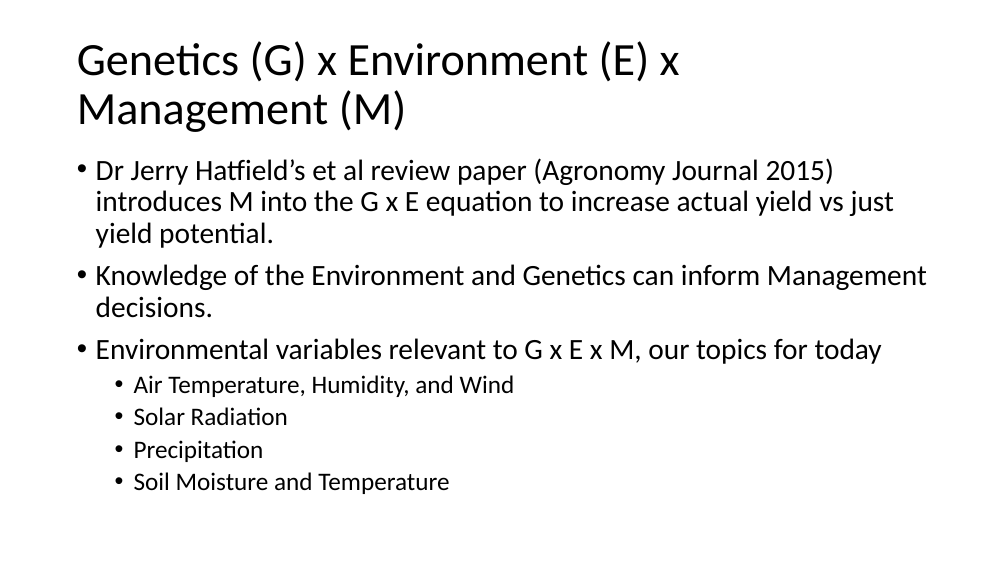
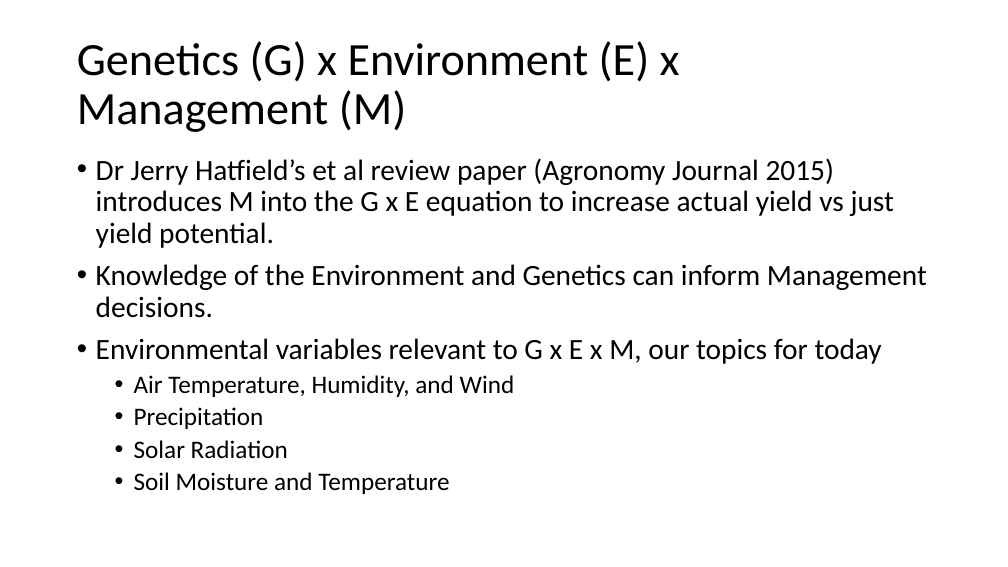
Before and after one commit to akrherz/akrherz, a slide deck: slide 2 of presentations/200205_agron600b/herzmann_600b.pptx. Drawn at 1008x567 pixels with LibreOffice and Linux fonts; fonts in the diff are those of the drawing. Boxes give left, top, right and bottom in pixels: in the first picture for what was removed or moved away, otherwise in the second. Text is boxed around its words. In the diff, an @@ line names an element or a change of style, - is before the commit and + after.

```diff
--- a/presentations/200205_agron600b/herzmann_600b.pptx
+++ b/presentations/200205_agron600b/herzmann_600b.pptx
@@ text at (x1=134, y1=407, x2=264, y2=429): paragraph added @@
+  • Precipitation
@@ text at (x1=134, y1=440, x2=264, y2=462): paragraph removed @@
-  • Precipitation
```
Also in this commit, not shown: 1 other slide changed, 15 slides added.
